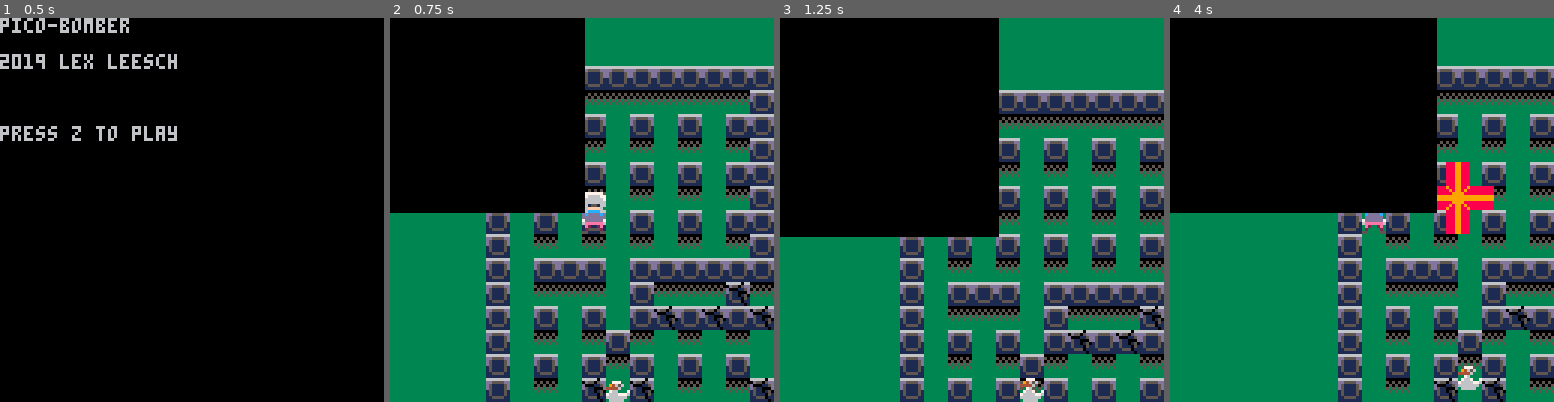
Above: before the commit, frames 1-4 (left to right).
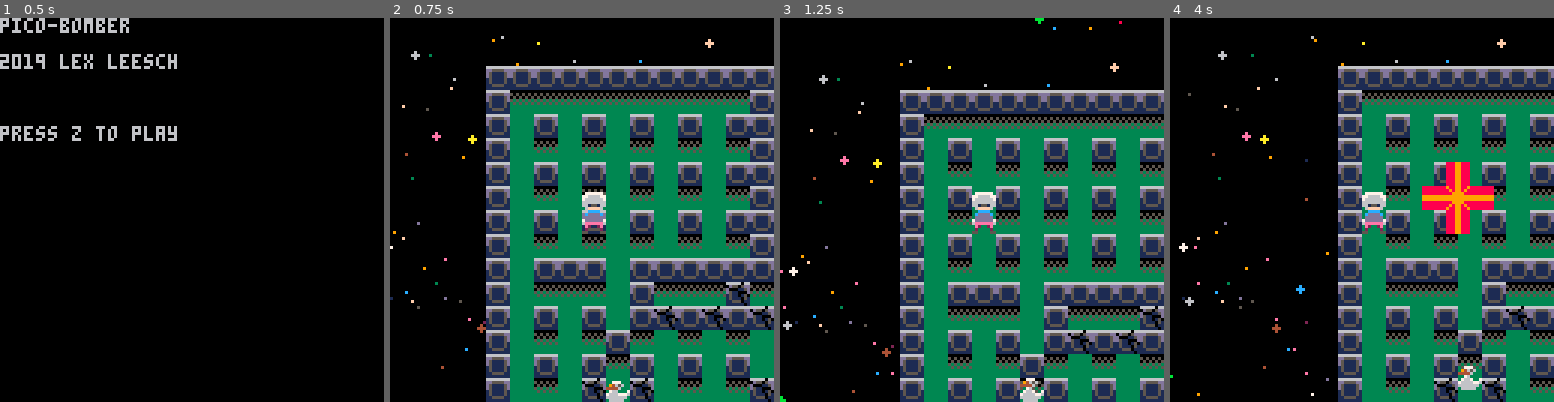
Above: after the commit, the same moments.

Repository: DigbyTheDog/PicoBomber
Game: PICO-8 cartridge game-1.p8
Same seed, same stepped clock (60 frames per second), same inputs: the game is played once before the commit and once after it.
Inputs:
- Up to frame 1 (0.5 s): no input
- Up to frame 2 (0.75 s): tap O (Z key) at 0.7 s
- Up to frame 3 (1.25 s): no input
- Up to frame 4 (4 s): hold Right 1.6-2.1 s; tap O (Z key) every 0.4 s from 1.7 to 3.7 s; hold Up 2.15-2.42 s; hold Right 2.47-3.03 s; hold Left 3.08-3.58 s; hold Down 3.63-3.97 s

Frame 1 is identical in both runs. In frame 2, 28% of the frame differs, in the area x 0-100%, y 0-100%; in frame 3, 31%; in frame 4, 35%.

Commit message:
Update game-1.p8
more sky stuff

Diff:
--- a/game-1.p8
+++ b/game-1.p8
@@ -26,7 +26,8 @@
 		y=player.y-64
 	}
 
-	sky=init_sky()
+	local cur_level=levels[1]
+	sky=init_sky(cur_level.lower_bound_x*8,cur_level.lower_bound_y*8,(cur_level.upper_bound_x*8)+100,(cur_level.upper_bound_y*8)+100,750)
 
 end
 
@@ -80,6 +81,8 @@
 
 	camera(cam.x, cam.y)
 
+	sky:draw()
+
 	local tile
 	for tile in all(background_tiles) do
 		if tile.x>(cam.x)-8 and tile.x<(cam.x+128) and tile.y>(cam.y)-8 and tile.y<(cam.y+128) then
@@ -94,46 +97,103 @@
 		end
 	end
 
-	sky:draw()
-
-end
-
-function init_sky()
-
-	x = rnd(32) + 64       -- a random number between 64 and 96
+end
+
+function init_sky(lower_bound_x,lower_bound_y,upper_bound_x,upper_bound_y,star_count)
 
 	local sky={
+		lower_bound_x=lower_bound_x,
+		lower_bound_y=lower_bound_y,
+		upper_bound_x=upper_bound_x,
+		upper_bound_y=upper_bound_y,
+		star_count=star_count,
 		stars={},
-		create_star=function(self)
-			add(init_star(rnd(128), rnd(128), 6, 7),stars)
+		get_random_star_position=function(self,x_or_y)
+			if x_or_y=="x" then
+				return rnd(self.upper_bound_x-self.lower_bound_x) + self.lower_bound_x
+			else
+				return rnd(self.upper_bound_y-self.lower_bound_y) + self.lower_bound_y
+			end
+		end,
+		get_layer_multiplier=function(self,layer)
+			local layer_multiplier
+			if layer==1 then
+				layer_multiplier=1
+			elseif layer==2 then
+				layer_multiplier=0.75
+			elseif layer==3 then
+				layer_multiplier=0.50
+			end
+			return layer_multiplier
+		end,
+		create_star=function(self,random_x)
+			local star_x
+			if random_x==true then
+				star_x=self:get_random_star_position("x")
+			else
+				star_x=self.upper_bound_x
+			end
+			local colr = flr(rnd(15)) + 1
+			-- 1 in 700 chance its a planet
+			if (flr(rnd(700))+1) == 1 then
+				add(self.stars, init_star(star_x, self:get_random_star_position("y"),18,colr,1,.005))
+			end
+			-- 1 in 75 chance it uses a sprite
+			if (flr(rnd(75))+1) == 1 then
+				colr=rnd(4) + 16
+			end
+
+			local layer = flr(rnd(3)) + 1
+			local layer_multiplier=self:get_layer_multiplier(layer)
+
+			local radius = flr(rnd(2 * 100)) / 100
+			local speed = .2*layer_multiplier
+			radius=radius*layer_multiplier
+			add(self.stars, init_star(star_x, self:get_random_star_position("y"),radius,colr,layer,speed))
 		end,
 		draw=function(self)
-			rectfill(0,0,128,128,0)
-			for star in all(stars) do
+			rectfill(self.lower_bound_x,self.lower_bound_y,self.upper_bound_x,self.upper_bound_y,0)
+			for star in all(self.stars) do
 				star:draw()
-				print(star.x)
-			end
-
+				local layer_multiplier=self:get_layer_multiplier(star.layer)
+				star.x=star.x-star.speed
+				if star.x<self.lower_bound_x then
+					del(self.stars,star)
+				end
+			end
+			if count(self.stars)<self.star_count then
+				self:create_star(false)
+			end
 		end
 	}
 
+	for i=0,sky.star_count,1 do
+		sky:create_star(true)
+	end
+
 	return sky
 
 end
 
-function init_star(x, y, radius, color)
+function init_star(x, y, radius, colr, layer, speed)
 
 	local star={
 		x=x,
 		y=y,
+		speed=speed,
 		radius=radius,
-		color=color,
+		colr=colr,
+		layer=layer,
 		draw=function(self)
-			color(self.color)
+			if self.colr>15 then
+				spr(self.colr-8,self.x,self.y)
+				return
+			end
+			color(self.colr)
 			circfill(self.x,self.y,self.radius)
-			print(1111)
 		end
 	}
+	return star
 
 end
 
@@ -187,6 +247,7 @@
 	background_tiles={}
 	game_objects={}
 	local level_to_load=levels[level_number]
+	sky=init_sky((level_to_load.lower_bound_x*8)-100,(level_to_load.lower_bound_y*8)-100,(level_to_load.upper_bound_x*8)+100,(level_to_load.upper_bound_y*8)+100,750)
 
 	for i=level_to_load.lower_bound_x,level_to_load.upper_bound_x,1 do
 		for j=level_to_load.lower_bound_y,level_to_load.upper_bound_y,1 do
@@ -194,13 +255,14 @@
 				make_wall(i*8,j*8,8,8)
 			end
 			if mget(i,j)==17 then
+				make_background_tile(i*8,j*8,36)
 				make_wall(i*8,j*8,8,8,true)
 			end
 			if mget(i,j)==2 then
-				make_background_tile(i*8,j*8,2,false)
-			end
-			if mget(i,j)==12 then
-				make_background_tile(i*8,j*8,12,true)
+				make_background_tile(i*8,j*8,2)
+			end
+			if mget(i,j)==36 then
+				make_background_tile(i*8,j*8,36)
 			end
 		end
 	end
@@ -208,6 +270,7 @@
 	for i=level_to_load.lower_bound_x,level_to_load.upper_bound_x,1 do
 		for j=level_to_load.lower_bound_y,level_to_load.upper_bound_y,1 do
 			if mget(i,j)==3 then
+				make_background_tile(i*8,j*8,36)
 				make_enemy(i*8,j*8,8,8)
 			end
 		end
@@ -987,37 +1050,37 @@
 3434343434343434343434343434343434343434343434343434343434343434343434343434343434343434343434343434343434343434343434343434343434343434343434343434343434343434343434343434343434343434343434343434343434343434343434343434343434343434343434343434343434343434
 3434343434343434343434343434343434343434343434343434343434343434343434343434343434343434343434343434343434343434343434343434343434343434343434343434343434343434343434343434343434343434343434343434343434343434343434343434343434343434343434343434343434343434
 3434343434343434343434343434343434343434343434343434343434343434343434343434343434343434343434343434343434343434343434343434343434343434343434343434343434343434343434343434343434343434343434343434343434343434343434343434343434343434343434343434343434343434
-2424242424242424242424242424242424242424242424242424242424242424242424242424242424242424242424242424242424242424242424242434343434343434343434343434343434343434343434343434343434343434343434343434343434343434343434343434343434343434343434343434343434343434
-2424242424242424242424242424242424242424242424242424242424242424242424242424242438242424242424242424242424242424242424242434343434343434343434343434343434343434343434343434343434343434343434343434343434343434343434343434343434343434343434343434343434343434
-2424242424242424242424242424242424242424242424242424242424242424242424242424242438382424242424242424242424242424242424242434343434343434343434343434343434343434343434343434343434343434343434343434343434343434343434343434343434343434343434343434343434343434
-2424242424242424242424242424242424242424242424242424242424242424242424242424243838382424242424242424242424242424242424242434343434343434343434343434343434343434343434343434343434343434343434343434343434343434343434343434343434343434343434343434343434343434
-2424242424242424242424262424242424242424242424242424242424242424242424242424243838242424242424242424242424242424242424242434343434343434343434343434343434343434343434343434343434343434343434343434343434343434343434343434343434343434343434343434343434343434
-2424242424242424242424262424242424242424242424242424242424242424242424242424243838242424242424242424242424242424242424242434343434343434343434343434343434343434343434343434343434343434343434343434343434343434343434343434343434343434343434343434343434343434
-2424242424242424242424262424242424242424242424242424242424242424242424242424382438382424242424242424242424242424242424242434343434343434343434343434343434343434343434343434343434343434343434343434343434343434343434343434343434343434343434343434343434343434
-2424242424242424242424260101010101010101010101010101010101010101010101010124382438382424242424242424242424242424242424242434343434343434343434343434343434343434343434343434343434343434343434343434343434343434343434343434343434343434343434343434343434343434
-2424242424242424242424260102020202020202020202010202110202020202020202020124383838382424242424242424242424242424242424242434343434343434343434343434343434343434343434343434343434343434343434343434343434343434343434343434343434343434343434343434343434343434
-2424242424242424242424260100010001000100010001010100010001000100010001000124243838242424242424242424242424242424242424242434343434343434343434343434343434343434343434343434343434343434343434343434343434343434343434343434343434343434343434343434343434343434
-2424242424242424242424260100020002000200020002010200110002000200020002000124243838242424242424242424242424242424242424242434343434343434343434343434343434343434343434343434343434343434343434343434343434343434343434343434343434343434343434343434343434343434
-2424242424242424242424260100010001000100010001010100010001000100010001000124242438242424242424242424242424242424242424242434343434343434343434343434343434343434343434343434343434343434343434343434343434343434343434343434343434343434343434343434343434343434
-2424242424242424242424260100020002000200020002010225110002000200020002000124242438242424242424242424242424242424242424242434343434343434343434343434343434343434343434343434343434343434343434343434343434343434343434343434343434343434343434343434343434343434
-2424242424242424242424260100010001000100010001010100010001110111010001000124242438242424242424242424242424242424242424242434343434343434343434343434343434343434343434343434343434343434343434343434343434343434343434343434343434343434343434343434343434343434
-2424242424242424242424260100020002000200022b02011100110002000225020002000124242438242424242424242424242424242424242424242434343434343434343434343434343434343434343434343434343434343434343434343434343434343434343434343434343434343434343434343434343434343434
-2424242424242424242424260100010101000101010101010100010001000100010001000124243838242424242424242424242424242424242424242434343434343434343434343434343434343434343434343434343434343434343434343434343434343434343434343434343434343434343434343434343434343434
-2424242424242424242424260100020202000102020211020203020011000200020002260124242438382424242424242424242424242424242424242434343434343434343434343434343434343434343434343434343434343434343434343434343434343434343434343434343434343434343434343434343434343434
-2424242424242424242424260100010001000111011101110111010001000100010001010124243838382424242424242424242424242424242424242434343434343434343434343434343434343434343434343434343434343434343434343434343434343434343434343434343434343434343434343434343434343434
-242424242424242424242426010002000201022402240224022a020002000200020002020124243838383824242424242424242424242424242424242434343434343434343434343434343434343434343434343434343434343434343434343434343434343434343434343434343434343434343434343434343434343434
-2424242424242424242424260100010001020100010001000100010001110111010001000124243838243824242424242424242424242424242424242434343434343434343434343434343434343434343434343434343434343434343434343434343434343434343434343434343434343434343434343434343434343434
-242424242424242424242426010002001103112b0200021102110203022a022a020002000124242438243824242424242424242424242424242424242434343434343434343434343434343434343434343434343434343434343434343434343434343434343434343434343434343434343434343434343434343434343434
-2424242424242424242424260100010001000100010001000124010001000100010001110124243838242424242424242424242424242424242424242434343434343434343434343434343434343434343434343434343434343434343434343434343434343434343434343434343434343434343434343434343434343434
-2424242424242424242424260100020002010200020011000225020002000200020011030124242438382424242424242424242424242424242424242434343434343434343434343434343434343434343434343434343434343434343434343434343434343434343434343434343434343434343434343434343434343434
-2424242424242424242424260101010101010101010101010101010101010101010101010124242438382424242424242424242424242424242424242434343434343434343434343434343434343434343434343434343434343434343434343434343434343434343434343434343434343434343434343434343434343434
-2424242424242424242424262424242424242424242424242424242424242424242424242424242438382424242424242424242424242424242424242434343434343434343434343434343434343434343434343434343434343434343434343434343434343434343434343434343434343434343434343434343434343434
-2424242424242424242424262424242424242424242424242424242424242424242424242424242438382424242424242424242424242424242424242434343434343434343434343434343434343434343434343434343434343434343434343434343434343434343434343434343434343434343434343434343434343434
-2424242424242424242424262424242424242424242424242424242424242424242424242424242438382424242424242424242424242424242424242434343434343434343434343434343434343434343434343434343434343434343434343434343434343434343434343434343434343434343434343434343434343434
-2424242424242424242424262424242424242424242424242424242424242424242424242424242438382424242424242424242424242424242424242434343434343434343434343434343434343434343434343434343434343434343434343434343434343434343434343434343434343434343434343434343434343434
-2424242424242424242424262424242424242424242424242424242424242424242424242424242438382424242424242424242424242424242424242434343434343434343434343434343434343434343434343434343434343434343434343434343434343434343434343434343434343434343434343434343434343434
-…(5 lines of a section not shown)…
+3636363636363636363636363636363636363636363636363636363636363636363636363636363636363636363636363636363636363636363636363634343434343434343434343434343434343434343434343434343434343434343434343434343434343434343434343434343434343434343434343434343434343434
+3636363636363636363636363636363636363636363636363636363636363636363636363636363638363636363636363636363636363636363636363634343434343434343434343434343434343434343434343434343434343434343434343434343434343434343434343434343434343434343434343434343434343434
+3636363636363636363636363636363636363636363636363636363636363636363636363636363638383636363636363636363636363636363636363634343434343434343434343434343434343434343434343434343434343434343434343434343434343434343434343434343434343434343434343434343434343434
+3636363636363636363636363636363636363636363636363636363636363636363636363636363838383636363636363636363636363636363636363634343434343434343434343434343434343434343434343434343434343434343434343434343434343434343434343434343434343434343434343434343434343434
+3636363636363636363636263636363636363636363636363636363636363636363636363636363838363636363636363636363636363636363636363634343434343434343434343434343434343434343434343434343434343434343434343434343434343434343434343434343434343434343434343434343434343434
+3636363636363636363636263636363636363636363636363636363636363636363636363636363838363636363636363636363636363636363636363634343434343434343434343434343434343434343434343434343434343434343434343434343434343434343434343434343434343434343434343434343434343434
+3636363636363636363636263636363636363636363636363636363636363636363636363636383638383636363636363636363636363636363636363634343434343434343434343434343434343434343434343434343434343434343434343434343434343434343434343434343434343434343434343434343434343434
+3636363636363636363636260101010101010101010101010101010101010101010101010136383638383636363636363636363636363636363636363634343434343434343434343434343434343434343434343434343434343434343434343434343434343434343434343434343434343434343434343434343434343434
+3636363636363636363636260102020202020202020202010202110202020202020202020136383838383636363636363636363636363636363636363634343434343434343434343434343434343434343434343434343434343434343434343434343434343434343434343434343434343434343434343434343434343434
+3636363636363636363636260124012401240124012401010124012401240124012401240136363838363636363636363636363636363636363636363634343434343434343434343434343434343434343434343434343434343434343434343434343434343434343434343434343434343434343434343434343434343434
+3636363636363636363636260124022402240224022402010224112402240224022402240136363838363636363636363636363636363636363636363634343434343434343434343434343434343434343434343434343434343434343434343434343434343434343434343434343434343434343434343434343434343434
+3636363636363636363636260124012401240124012401010124012401240124012401240136363638363636363636363636363636363636363636363634343434343434343434343434343434343434343434343434343434343434343434343434343434343434343434343434343434343434343434343434343434343434
+3636363636363636363636260124022402240224022402010224112402240224022402240136363638363636363636363636363636363636363636363634343434343434343434343434343434343434343434343434343434343434343434343434343434343434343434343434343434343434343434343434343434343434
+3636363636363636363636260124012401240124012401010124012401110111012401240136363638363636363636363636363636363636363636363634343434343434343434343434343434343434343434343434343434343434343434343434343434343434343434343434343434343434343434343434343434343434
+3636363636363636363636260124022402240224022402011124112402240224022402240136363638363636363636363636363636363636363636363634343434343434343434343434343434343434343434343434343434343434343434343434343434343434343434343434343434343434343434343434343434343434
+3636363636363636363636260124010101240101010101010124012401240124012401240136363838363636363636363636363636363636363636363634343434343434343434343434343434343434343434343434343434343434343434343434343434343434343434343434343434343434343434343434343434343434
+3636363636363636363636260124020202240102020211020203022411240224022402240136363638383636363636363636363636363636363636363634343434343434343434343434343434343434343434343434343434343434343434343434343434343434343434343434343434343434343434343434343434343434
+3636363636363636363636260124012401240111011101110111012401240124012401010136363838383636363636363636363636363636363636363634343434343434343434343434343434343434343434343434343434343434343434343434343434343434343434343434343434343434343434343434343434343434
+3636363636363636363636260124022402010224022402240224022402240224022402020136363838383836363636363636363636363636363636363634343434343434343434343434343434343434343434343434343434343434343434343434343434343434343434343434343434343434343434343434343434343434
+3636363636363636363636260124012401020124012401240124012401110111012401240136363838363836363636363636363636363636363636363634343434343434343434343434343434343434343434343434343434343434343434343434343434343434343434343434343434343434343434343434343434343434
+3636363636363636363636260124022411031124022402110211020302240224022402240136363638363836363636363636363636363636363636363634343434343434343434343434343434343434343434343434343434343434343434343434343434343434343434343434343434343434343434343434343434343434
+3636363636363636363636260124012401240124012401240124012401240124012401110136363838363636363636363636363636363636363636363634343434343434343434343434343434343434343434343434343434343434343434343434343434343434343434343434343434343434343434343434343434343434
+3636363636363636363636260124022402010224022411240224022402240224022411030136363638383636363636363636363636363636363636363634343434343434343434343434343434343434343434343434343434343434343434343434343434343434343434343434343434343434343434343434343434343434
+3636363636363636363636260101010101010101010101010101010101010101010101010136363638383636363636363636363636363636363636363634343434343434343434343434343434343434343434343434343434343434343434343434343434343434343434343434343434343434343434343434343434343434
+3636363636363636363636262525252525252525252525252525252525252525252525252536363638383636363636363636363636363636363636363634343434343434343434343434343434343434343434343434343434343434343434343434343434343434343434343434343434343434343434343434343434343434
+3636363636363636363636263636363636363636363636363636363636363636363636363636363638383636363636363636363636363636363636363634343434343434343434343434343434343434343434343434343434343434343434343434343434343434343434343434343434343434343434343434343434343434
+3636363636363636363636263636363636363636363636363636363636363636363636363636363638383636363636363636363636363636363636363634343434343434343434343434343434343434343434343434343434343434343434343434343434343434343434343434343434343434343434343434343434343434
+3636363636363636363636263636363636363636363636363636363636363636363636363636363638383636363636363636363636363636363636363634343434343434343434343434343434343434343434343434343434343434343434343434343434343434343434343434343434343434343434343434343434343434
+3636363636363636363636263636363636363636363636363636363636363636363636363636363638383636363636363636363636363636363636363634343434343434343434343434343434343434343434343434343434343434343434343434343434343434343434343434343434343434343434343434343434343434
+…(5 lines of a section not shown)…
Not shown, changed: 35 lines of the sprite sheet (__gfx__) section of game-1.p8
